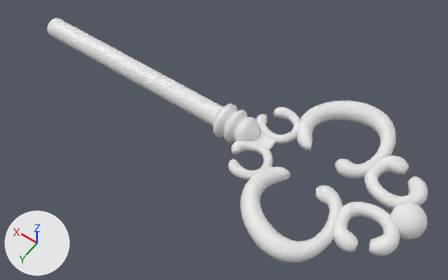
The Blender file obj_chestKey_anyaGupta_01.blend as it was, and as the next commit left it.
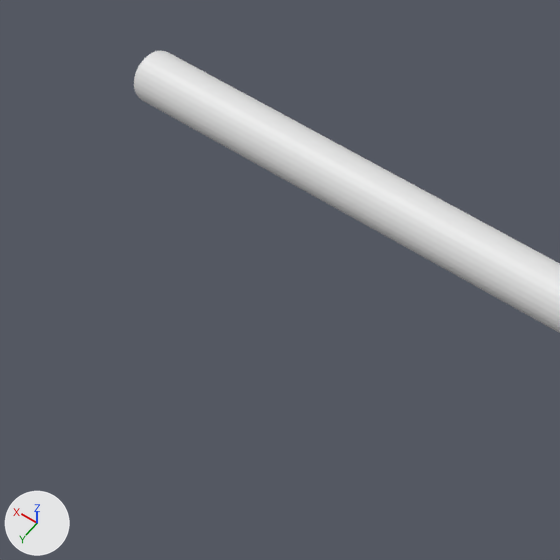
Each version is shown whole from a camera (50 mm lens) standing at (-27.03, 29.69, 43.64) and looking at (-6.56, 1.02, -1.41), then close up on the part from 0% to 44% of the width and 0% to 71% of the height. The lights are fixed; the arrows at lower left show +X, +Y and +Z. The last two pictures show the newer version.
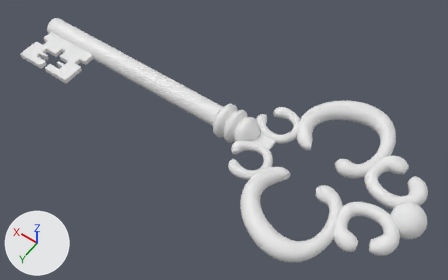
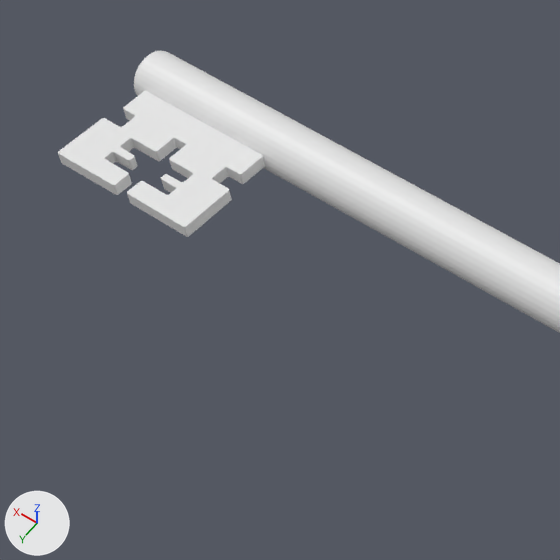
The change, as JSON lines over the scene's bpy script:
```json
{"op": "add", "block": "me_plane_001", "code": ["me_plane_001 = bpy.data.meshes.new('Plane.001')", "me_plane_001.from_pydata(...)  # 786 vertices, 698 faces; spans x -0.78..0.0, y -0.555..0.766, z 0.0..0.147"]}
{"op": "add", "block": "ob_plane_001", "code": ["ob_plane_001 = bpy.data.objects.new('Plane.001', me_plane_001)", "ob_plane_001.location = (12.33, 2.54, -0.17)", "ob_plane_001.scale = (3.97, 3.26, 3.26)", "_m = ob_plane_001.modifiers.new('Mirror', 'MIRROR')", "_m.use_clip = True"]}
```

Location of each change, (x1, y1, x2, y2) in pixels of the close-ups (560 x 560 px):
```json
{"object": "Plane.001", "change": "added", "after": [58, 90, 265, 237]}
```
